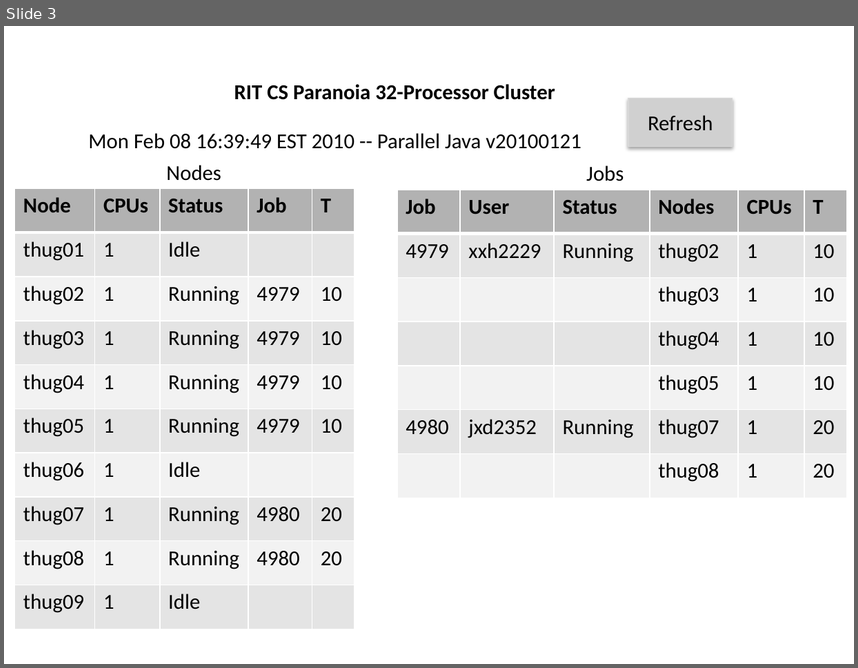
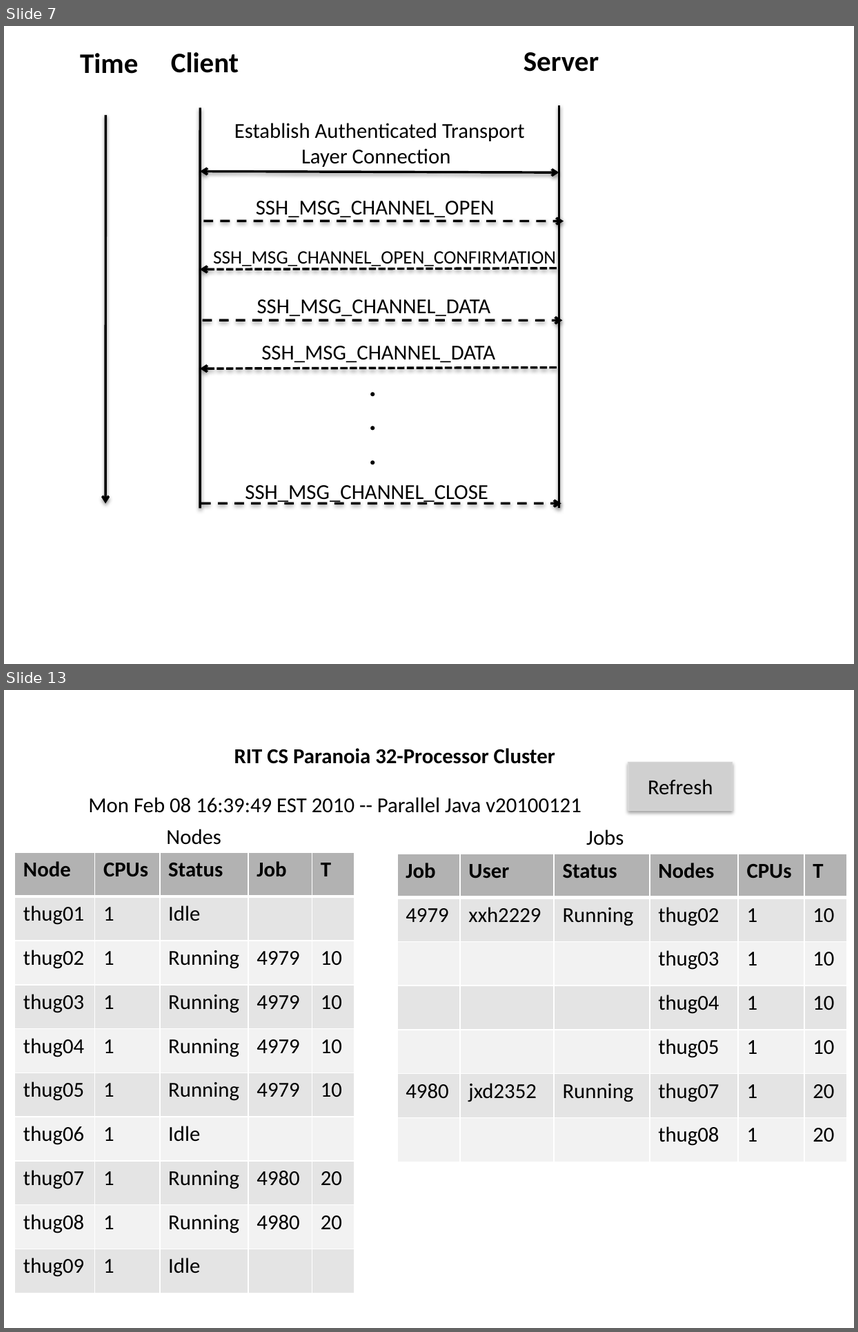
Before and after one commit to hexi111/xxh2229, a slide deck: latex/project-pj/figure.pptx. Shown one above the other, each under a label of ours: slide 3 before the commit, slides 7 and 13 after it; the slides between them are not shown. The pictures are 858x668 and 858x1332 pixels, drawn with LibreOffice and Linux fonts; fonts in the diff are those of the drawing; grey boxes stand for pictures. Boxes give left, top, right and bottom in pixels: in the first picture for what was removed or moved away, otherwise in the second. Text is boxed around its words. In the diff, an @@ line names an element or a change of style, - is before the commit and + after.

```diff
--- a/latex/project-pj/figure.pptx
+++ b/latex/project-pj/figure.pptx
@@ slide 7 added at (4, 26, 854, 664), background #FFFFFF @@
@@ text added at (80, 53, 138, 74), 24 pt, text #000000, bold @@
+Time
@@ text added at (171, 52, 239, 73), 24 pt, text #000000, bold @@
+Client
@@ text added at (524, 52, 599, 72), 24 pt, text #000000, bold @@
+Server
@@ line added from (201, 107) to (201, 508), #000000 2 pt @@
@@ line added from (559, 105) to (559, 508), #000000 2 pt @@
@@ arrow added from (106, 115) to (105, 503), #000000 2 pt @@
@@ text added at (234, 123, 525, 167), 18 pt, text #000000 @@
+Establish Authenticated Transport
+Layer Connection
@@ double arrow added from (201, 172) to (559, 172), #000000 2 pt @@
@@ text added at (256, 201, 495, 220), 18 pt, text #000000 @@
+SSH_MSG_CHANNEL_OPEN
@@ arrow added from (204, 221) to (564, 221), #000000 2 pt dashed @@
@@ text added at (213, 251, 556, 268), 16 pt, text #000000 @@
+SSH_MSG_CHANNEL_OPEN_CONFIRMATION
@@ arrow added from (557, 268) to (201, 269), #000000 2 pt dashed @@
@@ text added at (257, 299, 491, 316), 18 pt, text #000000 @@
+SSH_MSG_CHANNEL_DATA
@@ arrow added from (203, 320) to (562, 320), #000000 2 pt dashed @@
@@ text added at (261, 345, 495, 362), 18 pt, text #000000 @@
+SSH_MSG_CHANNEL_DATA
@@ arrow added from (557, 367) to (201, 368), #000000 2 pt dashed @@
@@ text added at (360, 363, 406, 544), 24 pt, text #000000, bold @@
+.
+.
+.
@@ text added at (245, 485, 488, 504), 18 pt, text #000000 @@
+SSH_MSG_CHANNEL_CLOSE
@@ arrow added from (201, 503) to (562, 503), #000000 2 pt dashed @@
@@ what was slide 3 is now slide 13 @@
```
Also in this commit, not shown: 1 slide changed, 18 other slides added, 31 other files.
